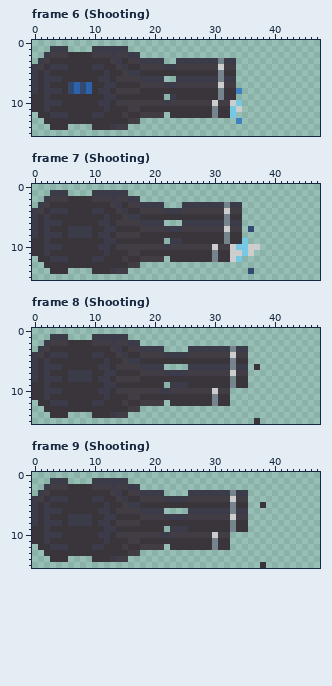
One commit to this pixel-art file: ProjectFiles/Art/TurretSprites.aseprite. Above: the version before the commit.
48x16 pixels, 9 frames. Shown: frame 6 (Shooting), frame 7 (Shooting), frame 8 (Shooting), frame 9 (Shooting). The commit also changed other frames, which this record leaves out.
After:
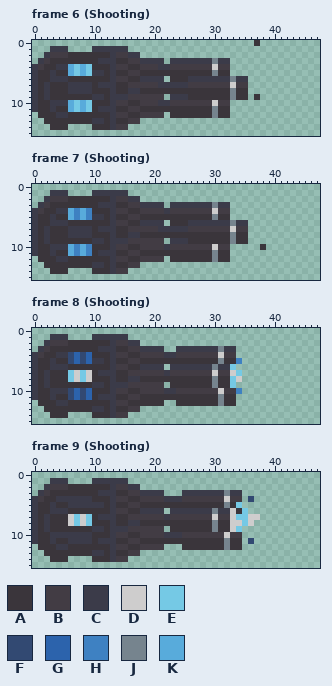
Palette (. is transparent): A #3a353b  B #423c44  C #3b3b49  D #cecdcd  E #75c9e5  F #324972  G #2c63ac  H #3e81c2  J #76848e  K #58abdb
Diff:
layer "triple cannon" added
layer "double cannon" now hidden
layer "single cannon" now hidden
--- frame 6 (Shooting)
@@ x 0..47 @@
- 0 ................................................
+ 0 .....................................A..........
  1 ...CCC....CCCCCC................................
- 2 ..CBBBAAAABBBCBBCC..............................
- 3 .CBAAAAAAAAAABCABBCCCC..CCCCCCCJCC..............
- 4 CBACCCAAAACCAABCAABBBBCCBBBBBBBDBB..............
- 5 CACAAAAAAAAACAABCCAAAAAAAAAAAAAJAA..............
- 6 CACCCAAAAAACCABBBBCCCC..CCCCCCCJCC..............
- 7 CACAAAFGFGAACCAAAABBBBCCBBBBBBBDBB..............
- 8 CACCCAFGFGACCABBBBAAAAAAAAAAAAAJAAH.............
- 9 AACAAAAAAAAACCAAAAAAAA.CAAAAAAAJAA..............
-10 AACCCAAAAAACCABBBBBBBBCBBBBBBBDBBDE.............
-11 AACAAAAAAAAACAAABBAAAAAAAAAAAAJAAED.............
-12 .AACCCAAAACCAAABAABBBB.AAAAAAAJAAE..............
-13 ..AAAAAAAAAAAAAABB................H.............
+ 2 ..CBBBAAAAAAACBBCC..............................
+ 3 .CBAAAAAAAACCCAABBCCCC.CCCCCCCJCC...............
+ 4 CBAACCKEKEAAACBBAABBBCCBBBBBBBDBB...............
+ 5 CAACAAKEKECCACAABBAAAAAAAAAAAAJAA...............
+ 6 CAACCCAAAAAAACBBAACCCC.AAACCCCCCCJCC............
+ 7 CACAAACCCCACCCAABBBBBCCCCCBBBBBBBDBB............
+ 8 CACAAACCCCAAACAACCAAAAAAAAAAAAAAAJAA............
+ 9 CACAAAAAAACCACCCBBBBBB.CCCAAAAAAAJAA.A..........
+10 CAACCCKEKEAAACBBAABBBCCBBBBBBBDBB...............
+11 CAACAAKEKEACCCAABBAAAAAAAAAAAAJAA...............
+12 .AAACCAAAAAAACBBAABBBB.AAAAAAAJAA...............
+13 ..AAAAAAAACCACAABB..............................
 14 ...AAA....AAACBB................................
--- frame 7 (Shooting)
@@ x 0..47 @@
  1 ...CCC....CCCCCC................................
- 2 ..CBBBAAAABBBCBBCC..............................
- 3 .CBAAAAAAAAAABCABBCCCC...CCCCCCCJCC.............
- 4 CBACCCAAAACCAABCAABBBBCCCBBBBBBBDBB.............
- 5 CACAAAAAAAAACAABCCAAAAAAAAAAAAAAJAA.............
- 6 CACCCAAAAAACCABBBBCCCC...CCCCCCCJCC.............
- 7 CACAAACCCCAACCAAAABBBBCCCBBBBBBBDBB.F...........
- 8 CACCCACCCCACCABBBBAAAAAAAAAAAAAAJAA.............
- 9 AACAAAAAAAAACCAAAAAAAA.CCAAAAAAAJAAE............
-10 AACCCAAAAAACCABBBBBBBBCBBBBBBBDBBDEEDD..........
-11 AACAAAAAAAAACAAABBAAAAAAAAAAAAJAADDED...........
-12 .AACCCAAAACCAAABAABBBB.AAAAAAAJAADE.............
-13 ..AAAAAAAAAAAAAABB..............................
-14 ...AAA....AAACBB....................F...........
+ 2 ..CBBBAAAAAAACBBCC..............................
+ 3 .CBAAAAAAAACCCAABBCCCC.CCCCCCCJCC...............
+ 4 CBAACCKHKHAAACBBAABBBBCBBBBBBBDBB...............
+ 5 CAACAAKHKHCCACAABBAAAAAAAAAAAAJAA...............
+ 6 CAACCCAAAAAAACBBAACCCC.AAACCCCCCCJCC............
+ 7 CACAAACCCCACCCAABBBBBCCCCCBBBBBBBDBB............
+ 8 CACAAACCCCAAACAACCAAAAAAAAAAAAAAAJAA............
+ 9 CACAAAAAAACCACCCBBBBBB.CCCAAAAAAAJAA............
+10 CAACCCKHKHAAACBBAABBBBCBBBBBBBDBB.....A.........
+11 CAACAAKHKHACCCAABBAAAAAAAAAAAAJAA...............
+12 .AAACCAAAAAAACBBAABBBB.AAAAAAAJAA...............
+13 ..AAAAAAAACCACAABB..............................
+14 ...AAA....AAACBB................................
 15 ................................................
--- frame 8 (Shooting)
@@ x 0..47 @@
  1 ...CCC....CCCCCC................................
- 2 ..CBBBAAAABBBCBBCC..............................
- 3 .CBAAAAAAAAAABCABBCCCC....CCCCCCCJCC............
- 4 CBACCCAAAACCAABCAABBBBCCCCBBBBBBBDBB............
- 5 CACAAAAAAAAACAABCCAAAAAAAAAAAAAAAJAA............
- 6 CACCCAAAAAACCABBBBCCCC....CCCCCCCJCC.A..........
- 7 CACAAACCCCAACCAAAABBBBCCCCBBBBBBBDBB............
- 8 CACCCACCCCACCABBBBAAAAAAAAAAAAAAAJAA............
- 9 AACAAAAAAAAACCAAAAAAAA.CCCAAAAAAAJAA............
-10 AACCCAAAAAACCABBBBBBBCCBBBBBBBDBB...............
-11 AACAAAAAAAAACAAABBAAAAAAAAAAAAJAA...............
-12 .AACCCAAAACCAAABAABBBB.AAAAAAAJAA...............
-13 ..AAAAAAAAAAAAAABB..............................
+ 2 ..CBBBAAAAAAACBBCC..............................
+ 3 .CBAAAAAAAACCCAABBCCCC..CCCCCCCJCC..............
+ 4 CBAACCFGFGAAACBBAABBBBCCBBBBBBBDBB..............
+ 5 CAACAAFGFGCCACAABBAAAAAAAAAAAAAJAAH.............
+ 6 CAACCCAAAAAAACBBAACCCC.CCCCCCCJCCE..............
+ 7 CACAAAEDEDACCCAABBBBBBCBBBBBBBDBBDE.............
+ 8 CACAAAEDEDAAACAACCAAAAAAAAAAAAJAAED.............
+ 9 CACAAAAAAACCACCCBBBBBB.AAAAAAAJAAE..............
+10 CAACCCFGFGAAACBBAABBBBCCBBBBBBBDBBH.............
+11 CAACAAFGFGACCCAABBAAAAAAAAAAAAAJAA..............
+12 .AAACCAAAAAAACBBAAAAAA..AAAAAAAJAA..............
+13 ..AAAAAAAACCACAABB..............................
 14 ...AAA....AAACBB................................
-15 .....................................A..........
+15 ................................................
--- frame 9 (Shooting)
@@ x 0..47 @@
  1 ...CCC....CCCCCC................................
- 2 ..CBBBAAAABBBCBBCC..............................
- 3 .CBAAAAAAAAAABCABBCCCC....CCCCCCCJCC............
- 4 CBACCCAAAACCAABCAABBBBCCCCBBBBBBBDBB............
- 5 CACAAAAAAAAACAABCCAAAAAAAAAAAAAAAJAA..A.........
- 6 CACCCAAAAAACCABBBBCCCC....CCCCCCCJCC............
- 7 CACAAACCCCAACCAAAABBBBCCCCBBBBBBBDBB............
- 8 CACCCACCCCACCABBBBAAAAAAAAAAAAAAAJAA............
- 9 AACAAAAAAAAACCAAAAAAAA.CCCAAAAAAAJAA............
-10 AACCCAAAAAACCABBBBBBBCCBBBBBBBDBB...............
-11 AACAAAAAAAAACAAABBAAAAAAAAAAAAJAA...............
-12 .AACCCAAAACCAAABAABBBB.AAAAAAAJAA...............
-13 ..AAAAAAAAAAAAAABB..............................
+ 2 ..CBBBAAAAAAACBBCC..............................
+ 3 .CBAAAAAAAACCCAABBCCCC...CCCCCCCJCC.............
+ 4 CBAACCCCCCAAACBBAABBBBCCCBBBBBBBDBB.F...........
+ 5 CAACAACCCCCCACAABBAAAAAAAAAAAAAAJAE.............
+ 6 CAACCCAAAAAAACBBAACCCC.CCCCCCCJCCDAE............
+ 7 CACAAADEDEACCCAABBBBBBCBBBBBBBDBBDEEDD..........
+ 8 CACAAADEDEAAACAACCAAAAAAAAAAAAJAADDED...........
+ 9 CACAAAAAAACCACCCBBBBBB.AAAAAAAJAADE.............
+10 CAACCCCCCCAAACBBAABBBBCCCBBBBBBBDBB.............
+11 CAACAACCCCACCCAABBAAAAAAAAAAAAAAJAA.F...........
+12 .AAACCAAAAAAACBBAABBBB...AAAAAAAJAA.............
+13 ..AAAAAAAACCACAABB..............................
 14 ...AAA....AAACBB................................
-15 ......................................A.........
+15 ................................................
